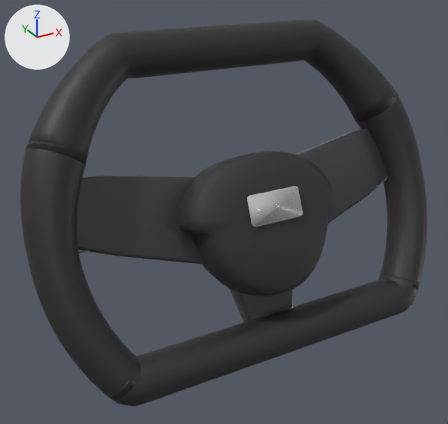
What one commit did to the glTF model public/models/variants/steering_d_shape.glb.
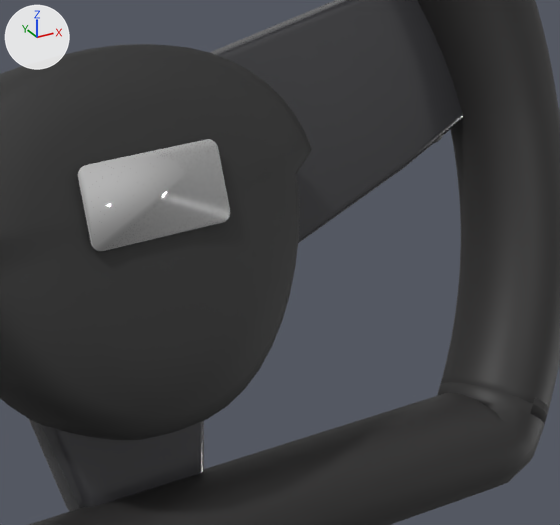
Each version appears first whole from a 50 mm camera at (-0.614, 0.066, 0.8493) aimed at (-0.3906, 0.4721, 0.6462), and next in a close-up on the part from 49% to 95% of the width and 32% to 77% of the height. Every picture has the same lights, and +X, +Y and +Z are marked at upper left. The older version's two pictures come first.

In view in the first close-up: 'steering.emblem', 'steering.grip.right', 'steering.hub', 'steering.rim.lower', 'steering.spoke.lower', 'steering.spoke.right'.
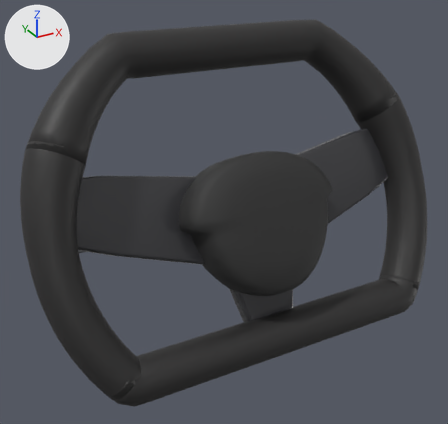
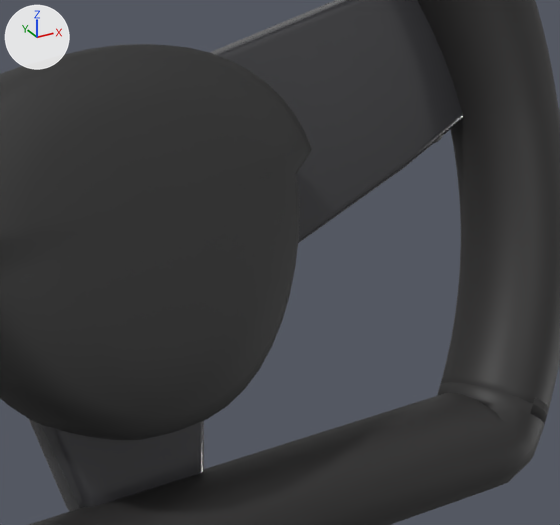
What differs and where, as boxes (x1, y1, x2, y2) in the close-ups (560 x 525 px):
'steering.emblem', deleted
    before: (76, 139, 230, 251)

The change, as a diff of the scene's bpy script:
```diff
--- a/public/models/variants/steering_d_shape.glb.py
+++ b/public/models/variants/steering_d_shape.glb.py
@@ ob_steering_emblem @@
-ob_steering_emblem = bpy.data.objects.new('steering.emblem', me_steering_emblem)
-ob_steering_emblem.location = (0.0, 0.0, 0.0)
```
